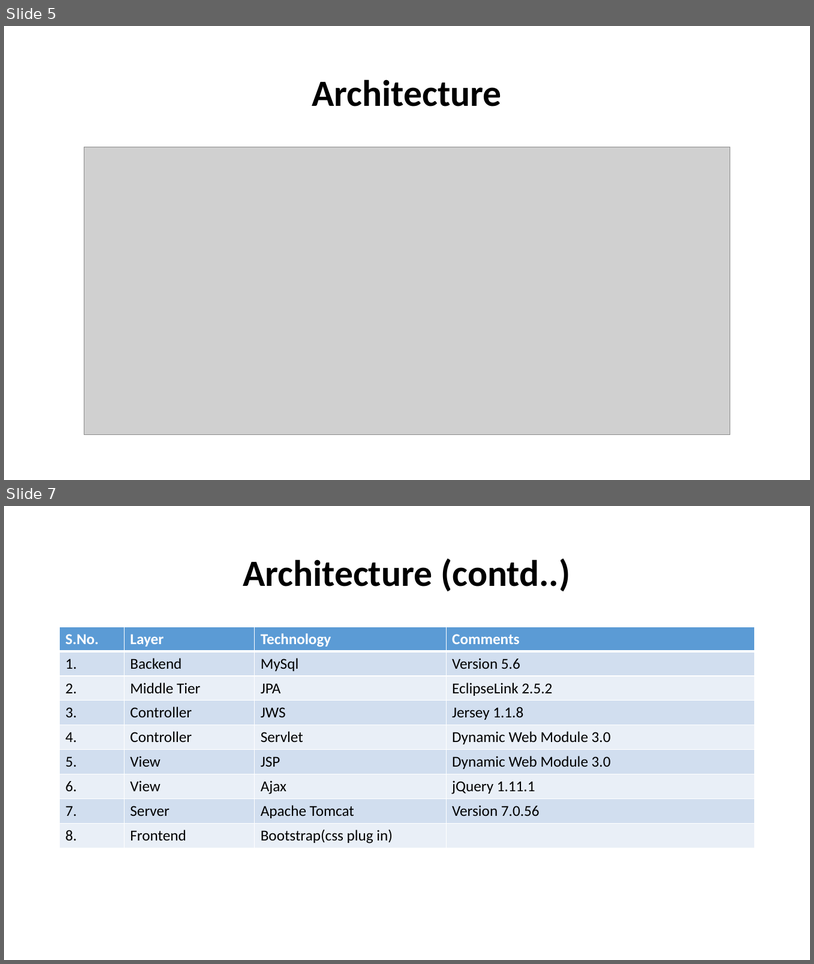
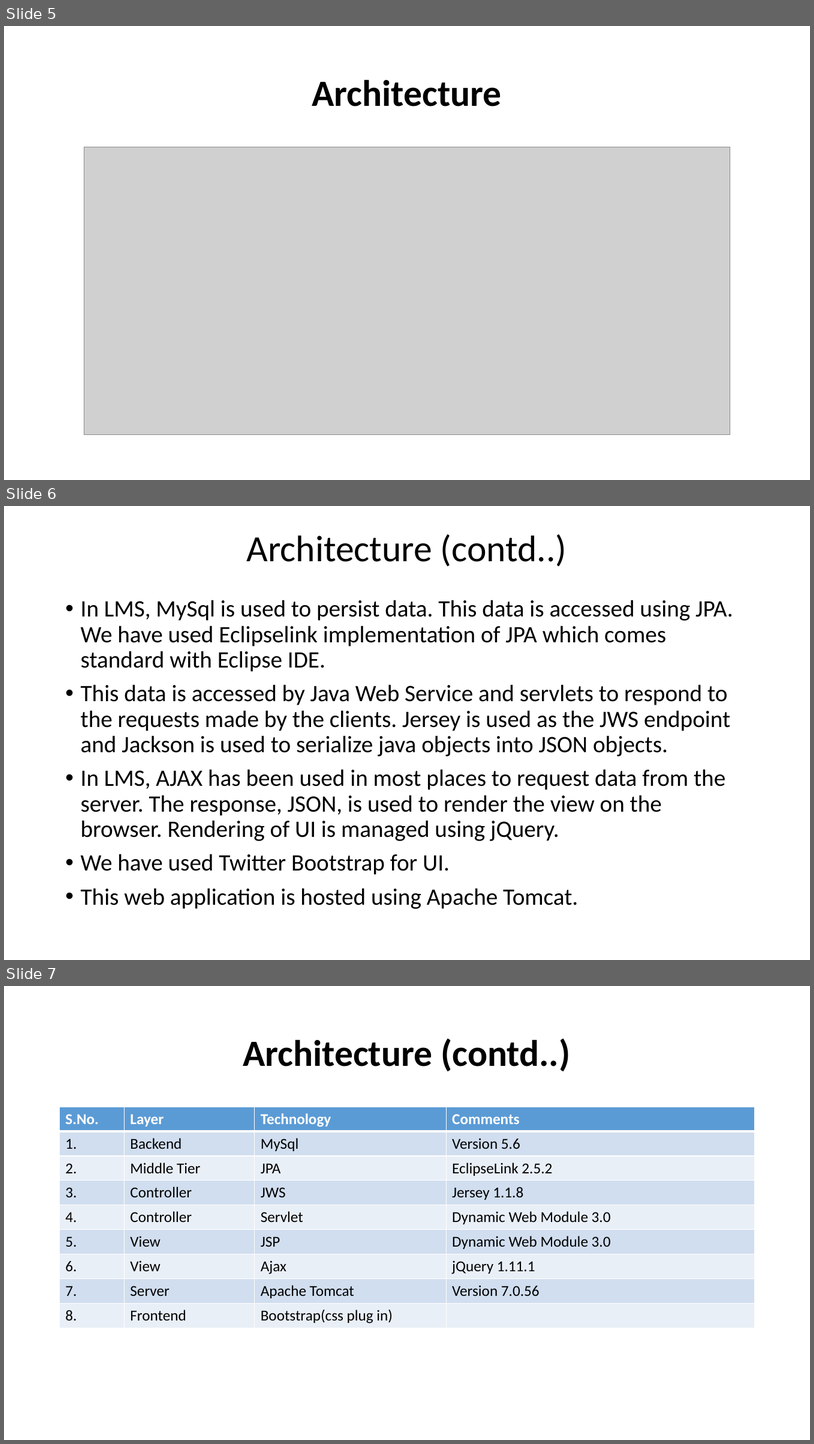
Before and after one commit to lijod/LMS, a slide deck: MISC_FILES/proj documentation/LMS_Presentation.pptx. Shown one above the other, each under a label of ours: slides 5 and 7 before the commit, slides 5, 6 and 7 after it; the slides between them are not shown. The pictures are 814x964 and 814x1444 pixels, drawn with LibreOffice and Linux fonts; fonts in the diff are those of the drawing; grey boxes stand for pictures. Boxes give left, top, right and bottom in pixels: in the first picture for what was removed or moved away, otherwise in the second. Text is boxed around its words. In the diff, an @@ line names an element or a change of style, - is before the commit and + after.

```diff
--- a/MISC_FILES/proj documentation/LMS_Presentation.pptx
+++ b/MISC_FILES/proj documentation/LMS_Presentation.pptx
@@ slide 6 added at (x1=4, y1=506, x2=810, y2=960), background #FFFFFF @@
@@ title added at (x1=247, y1=534, x2=567, y2=567), 44 pt, text #000000 @@
+Architecture (contd..)
@@ text added at (x1=81, y1=600, x2=733, y2=909), 28 pt, text #000000 @@
+• In LMS, MySql is used to persist data. This data is accessed using JPA. We have used Eclipselink implementation of JPA which comes standard with Eclipse IDE.
+• This data is accessed by Java Web Service and servlets to respond to the requests made by the clients. Jersey is used as the JWS endpoint and Jackson is used to serialize java objects into JSON objects.
+• In LMS, AJAX has been used in most places to request data from the server. The response, JSON, is used to render the view on the browser. Rendering of UI is managed using jQuery.
+• We have used Twitter Bootstrap for UI.
+• This web application is hosted using Apache Tomcat.
```
Also in this commit, not shown: 1 slide changed, 1 slide removed, 1 other file.
